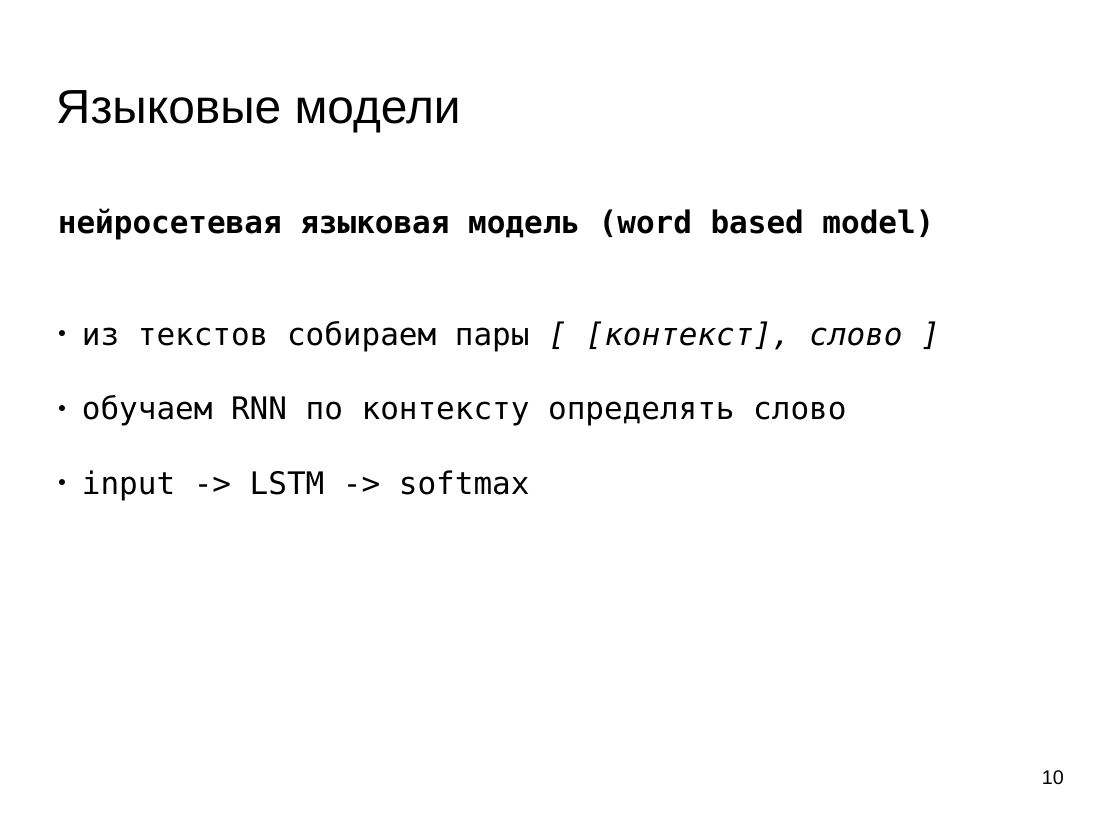
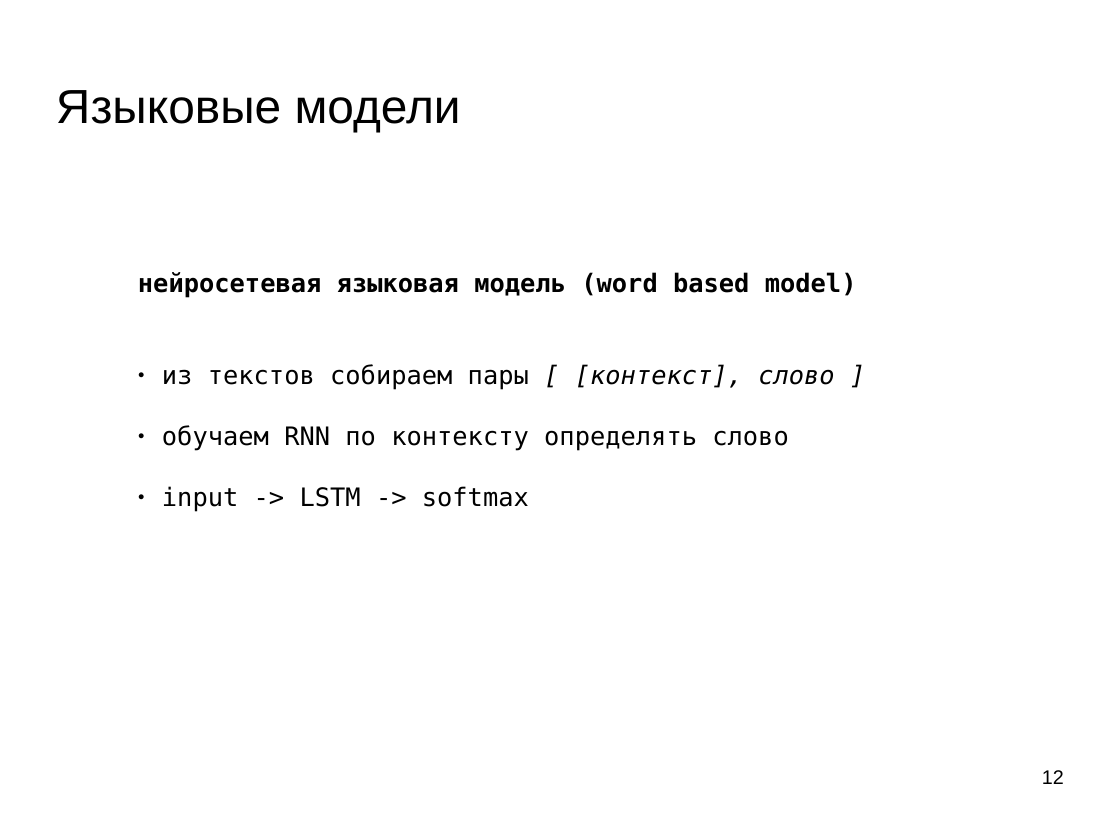
Before and after one commit to mechanoid5/ml_nlp_2022, a slide deck: slide 12 of 05-lang-model.odp (slide 10 before the commit). Drawn at 1120x840 pixels with LibreOffice and Linux fonts; fonts in the diff are those of the drawing; background and template pictures are left out. Boxes give left, top, right and bottom in pixels: in the first picture for what was removed or moved away, otherwise in the second. Text is boxed around its words. In the diff, an @@ line names an element or a change of style, - is before the commit and + after.

```diff
--- a/05-lang-model.odp
+++ b/05-lang-model.odp
@@ text "нейросетевая языковая модель (word based ...": place and size @@
-text "нейросетевая языковая модель (word based ..." at box(58, 208, 934, 501)
+text "нейросетевая языковая модель (word based ..." at box(138, 272, 857, 512)
@@ text "нейросетевая языковая модель (word based ..." at box(138, 272, 857, 512): size 22 to 18 pt @@
@@ page number at box(1042, 770, 1064, 784): text changed @@
-10
+12
```
Also in this commit, not shown: 2 other slides changed, 1 slide added, 5 other files.
